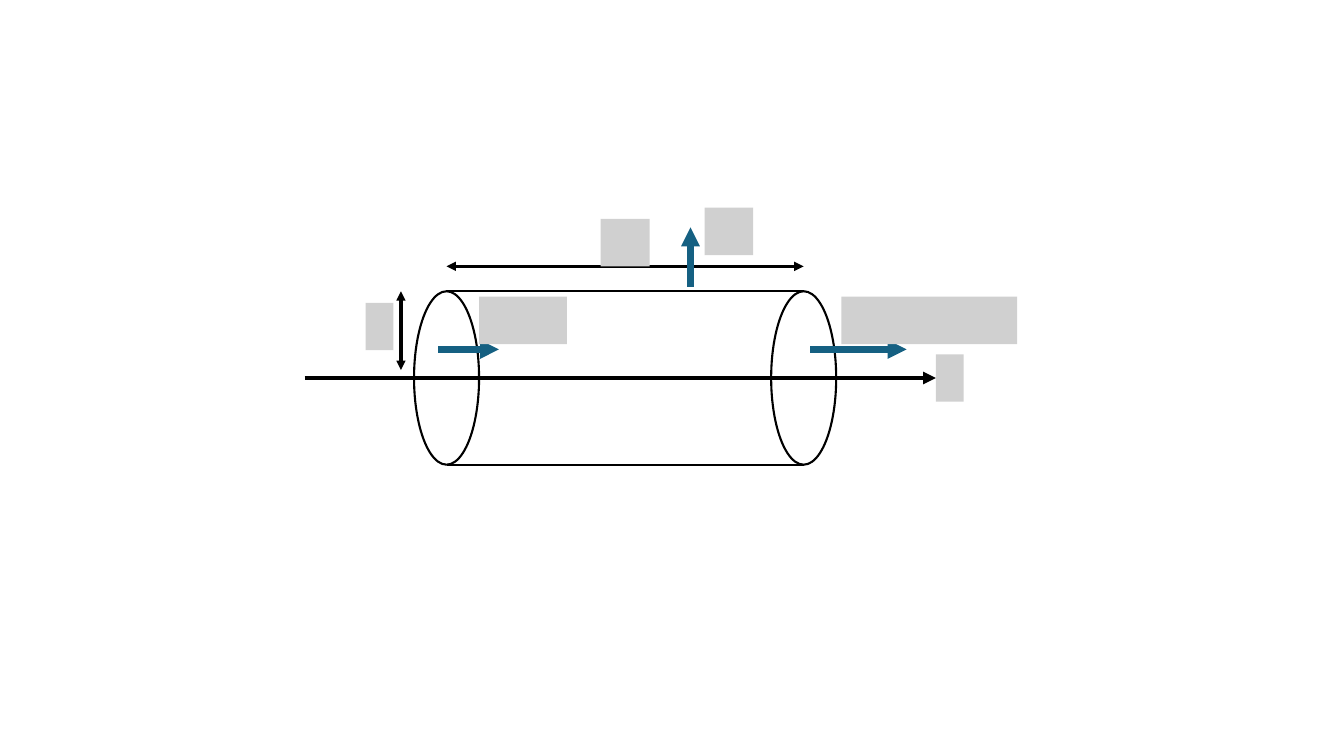
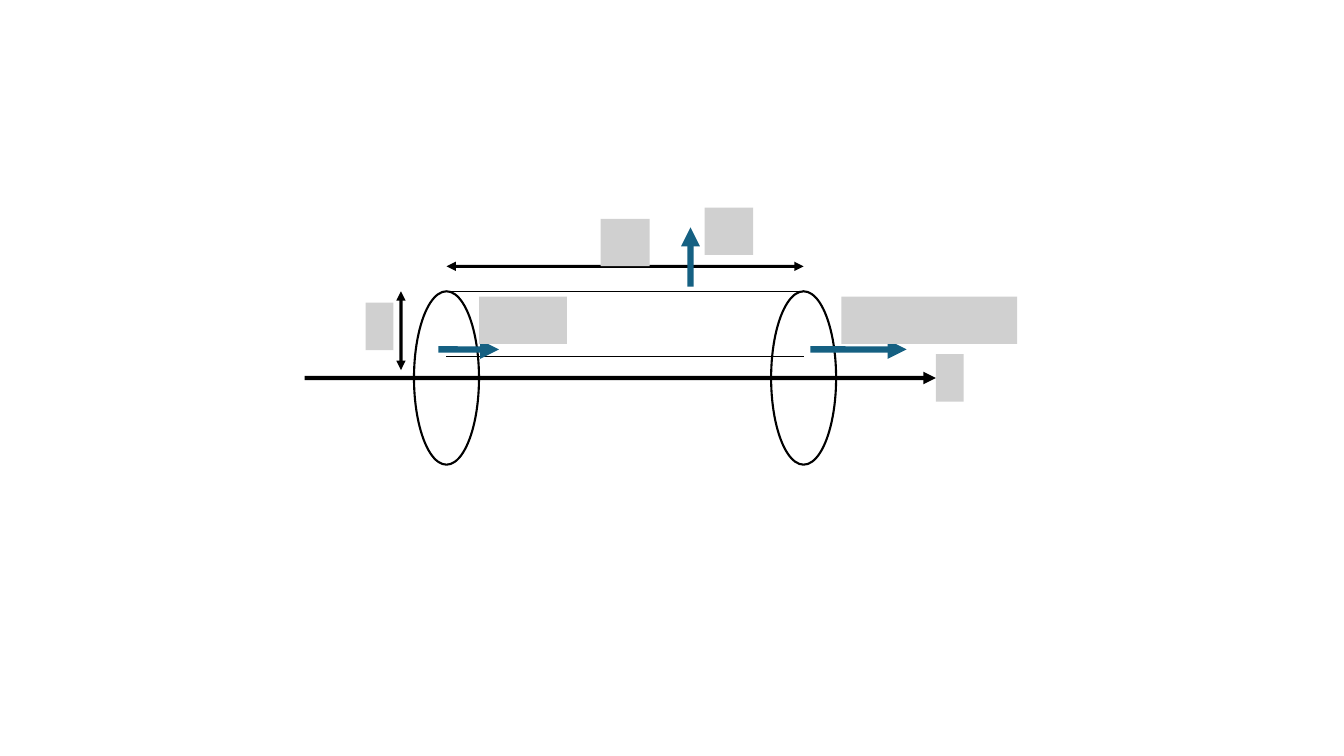
Before and after one commit to desdb6/Permanent_Magnet_Lens, a slide deck: slide 1 of report/Figures.pptx. Drawn at 1344x756 pixels with LibreOffice and Linux fonts; fonts in the diff are those of the drawing; grey boxes stand for pictures. Boxes give left, top, right and bottom in pixels: in the first picture for what was removed or moved away, otherwise in the second. Text is boxed around its words. In the diff, an @@ line names an element or a change of style, - is before the commit and + after.

```diff
--- a/report/Figures.pptx
+++ b/report/Figures.pptx
@@ line moved from (447, 465) - (804, 465) to (447, 357) - (804, 357) @@
@@ line (447, 357) - (804, 357): stroke #000000 1.5 pt to #000000 0.75 pt @@
```
Also in this commit, not shown: 6 other slides changed, 1 slide added, 1 slide removed, 15 other files.
